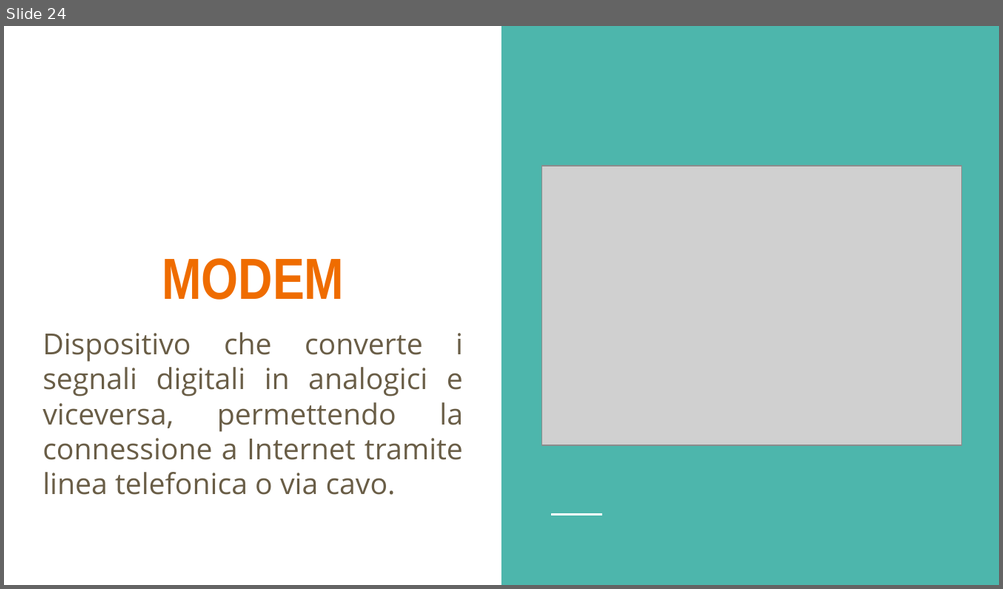
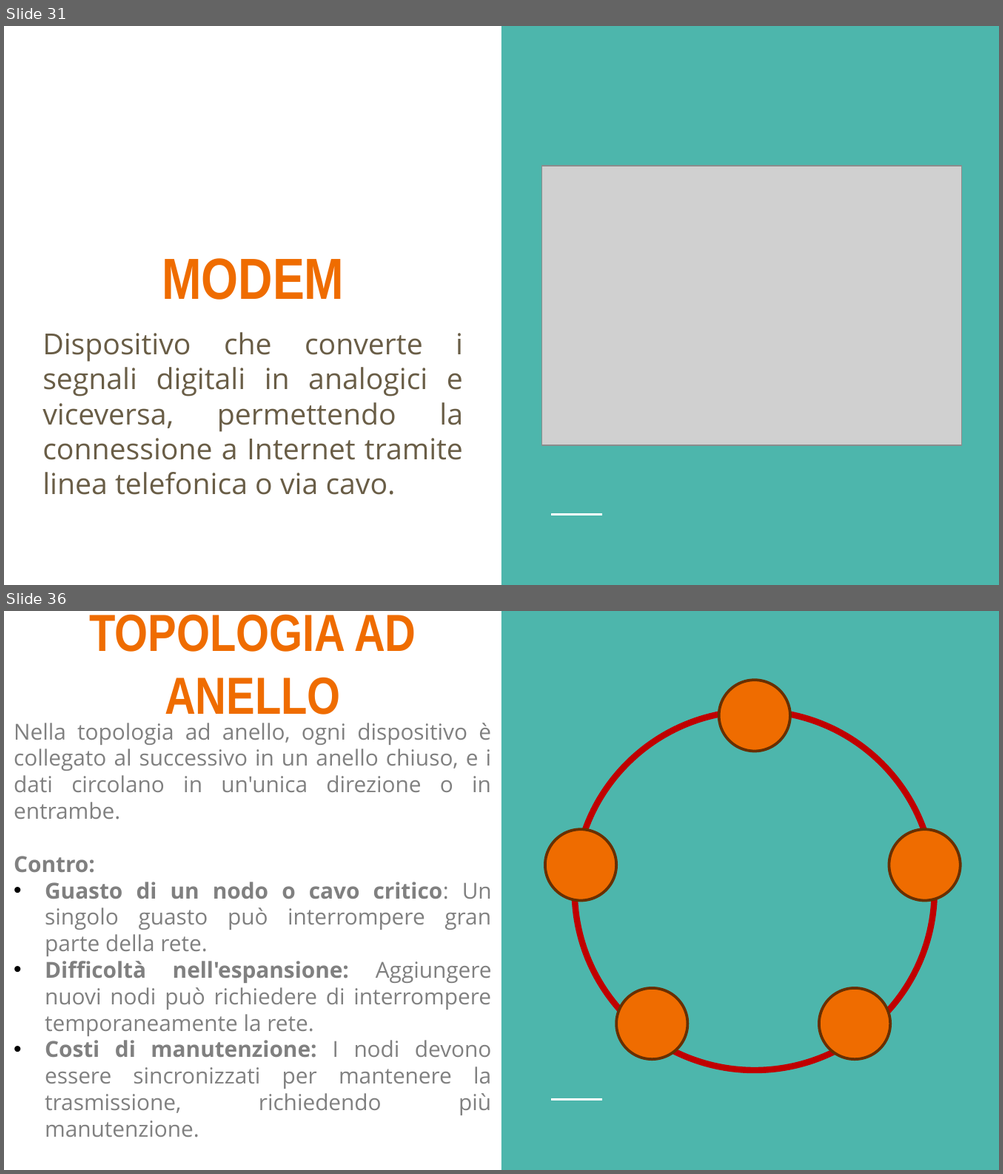
Before and after one commit to LeleCazza/LeleCazza.github.io, a slide deck: reti_informatiche/materiale/lezione_1_reti_introduzione.pptx. Shown one above the other, each under a label of ours: slide 24 before the commit, slides 31 and 36 after it; the slides between them are not shown. The pictures are 1003x589 and 1003x1174 pixels, drawn with LibreOffice and Linux fonts; fonts in the diff are those of the drawing; grey boxes stand for pictures. Boxes give left, top, right and bottom in pixels: in the first picture for what was removed or moved away, otherwise in the second. Text is boxed around its words. In the diff, an @@ line names an element or a change of style, - is before the commit and + after.

```diff
--- a/reti_informatiche/materiale/lezione_1_reti_introduzione.pptx
+++ b/reti_informatiche/materiale/lezione_1_reti_introduzione.pptx
@@ slide 36 added at (4, 611, 999, 1170), background #FFFFFF; not listed: 2 template elements that a slide beside it also shows @@
@@ title added at (89, 614, 415, 723), 37.8 pt, text #EF6C00, bold @@
+TOPOLOGIA AD ANELLO
@@ ellipse added at (719, 680, 791, 752), fill #EF6C00, outline #692F00 2 pt @@
@@ ellipse added at (574, 710, 934, 1071), outline #C00000 4.5 pt @@
@@ text added at (14, 723, 492, 1138), 16 pt, text #808080 @@
+Nella topologia ad anello, ogni dispositivo è collegato al successivo in un anello chiuso, e i dati circolano in un'unica direzione o in entrambe.
+Contro:
+• Guasto di un nodo o cavo critico: Un singolo guasto può interrompere gran parte della rete.
+• Difficoltà nell'espansione: Aggiungere nuovi nodi può richiedere di interrompere temporaneamente la rete.
+• Costi di manutenzione: I nodi devono essere sincronizzati per mantenere la trasmissione, richiedendo più manutenzione.
@@ ellipse added at (545, 830, 617, 901), fill #EF6C00, outline #692F00 2 pt @@
@@ ellipse added at (889, 830, 961, 901), fill #EF6C00, outline #692F00 2 pt @@
@@ ellipse added at (616, 988, 687, 1059), fill #EF6C00, outline #692F00 2 pt @@
@@ ellipse added at (819, 988, 891, 1059), fill #EF6C00, outline #692F00 2 pt @@
@@ what was slide 24 is now slide 31 @@
```
Also in this commit, not shown: 2 slides changed, 14 other slides added, 3 slides removed, 1 other file.
